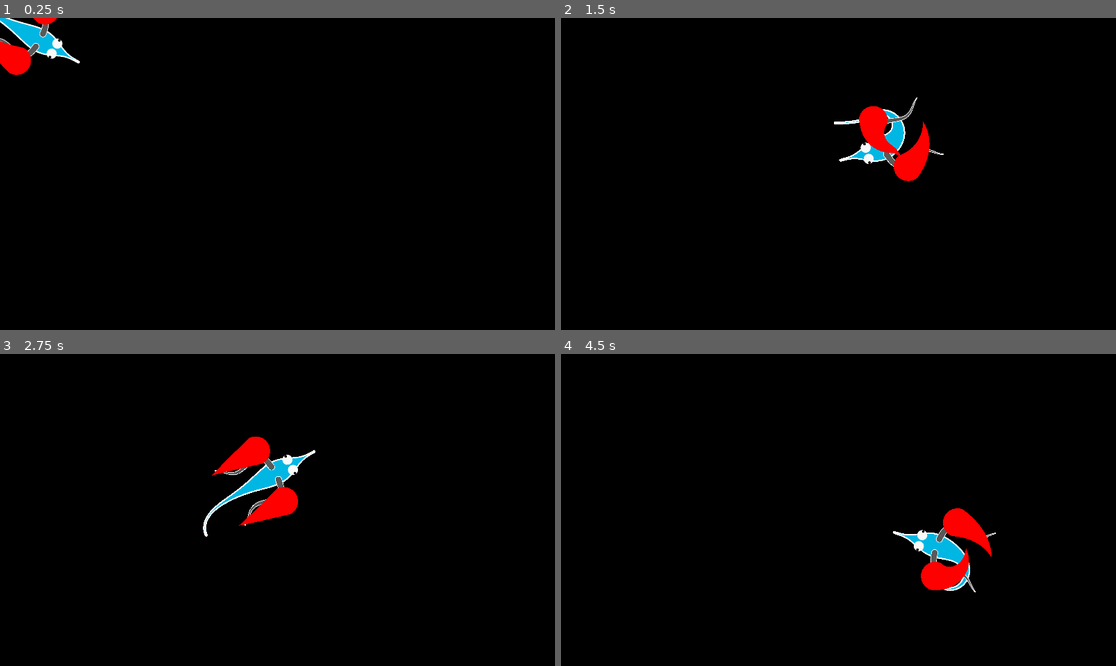
Above: before the commit, frames 1-4 (two rows, left to right).
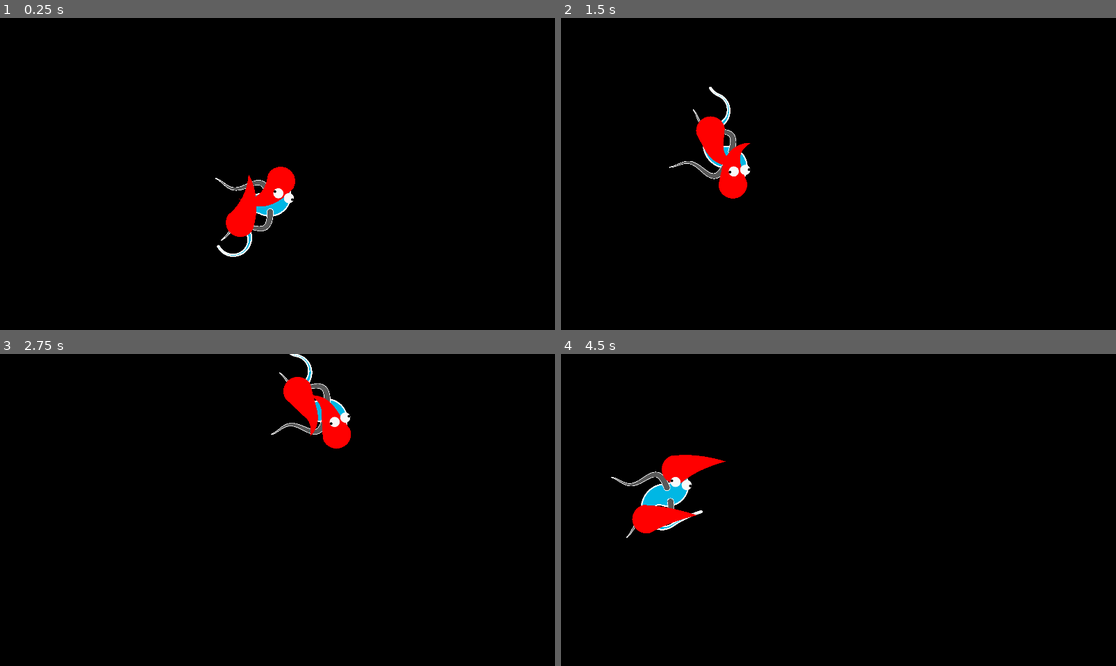
Above: after the commit, the same moments.

Repository: weedleeedle/worm-game
Game: Godot game, scene res://scene/main_scene/main_scene.tscn
Same seed, same stepped clock (60 frames per second), same inputs: the game is played once before the commit and once after it.
Inputs (mouse positions are in pixels of both pictures, inside the frame that each line leads up to):
- Up to frame 1 (0.25 s): no input
- Up to frame 2 (1.5 s): move the mouse to (960, 158) at 0.52 s; move the mouse to (727, 189) at 1.27 s
- Up to frame 3 (2.75 s): move the mouse to (333, 441) at 2.02 s
- Up to frame 4 (4.5 s): move the mouse to (810, 572) at 2.77 s; move the mouse to (1005, 556) at 3.52 s; move the mouse to (672, 463) at 4.27 s

The runs differ from the first frame. In frame 1, 3.1% of the frame differs, in the area x 0-54%, y 0-77%; in frame 2, 3.7%; in frame 3, 3.9%; in frame 4, 4.1%, in the area x 9-79%, y 32-77%.
Error after the commit: Invalid type in function '@sub_constraints_setter' in base 'Resource (GroupConstraint)'. The array of argument 1 (Array) does not have the same element type as…

Commit message:
Added constraint parsers from JSON to SegmentConstraints

Diff:
--- a/project.godot
+++ b/project.godot
@@ -12,7 +12,7 @@
 
 config/name="worm"
 run/main_scene="uid://2tkpim468r67"
-config/features=PackedStringArray("4.6", "GL Compatibility")
+config/features=PackedStringArray("4.7", "GL Compatibility")
 config/icon="res://icon.svg"
 
 [autoload]
--- /dev/null
+++ b/src/parsers/constraint_parsers/angle_constraint_parser.gd
@@ -0,0 +1,10 @@
+class_name AngleConstraintParser
+extends ConstraintParser
+
+func parse_json(json_obj: Dictionary) -> SegmentConstraint:
+	var min_angle: float = json_obj.get("min_angle")
+	if min_angle == null:
+		push_error("Expected 'min_angle' field")
+		return null
+
+	return AngleConstraint.new(min_angle)
--- /dev/null
+++ b/src/parsers/constraint_parsers/constraint_parser.gd
@@ -0,0 +1,34 @@
+class_name ConstraintParser
+extends RefCounted
+
+## Convert from IDs to parsers
+var PARSERS = {
+	"max_distance": DistanceConstraintParser.new(),
+	"min_angle": AngleConstraintParser.new(),
+	"follow_mouse": FollowMouseConstraintParser.new(),
+	"group": GroupConstraintParser.new(),
+}
+
+
+func parse_json(json_obj: Dictionary) -> SegmentConstraint:
+	var constraint_id = json_obj.get("constraint_type")
+	if constraint_id == null:
+		push_error("Expected 'constraint_type' field")
+		return null
+
+	var parser: ConstraintParser = PARSERS.get(constraint_id)
+	if parser == null:
+		push_error("No parser found for constraint_type ", constraint_id)
+		return null
+
+	var data = json_obj.get("data")
+	if data == null:
+		push_error("Expected 'data' field")
+		return null
+
+	# I'm not thrilled about the fact that ConstraintParser technically works on a different
+	# format of data than its children... it's probably fine?
+
+	# We could also maybe treat this as a custom data type and make it statically typed instead of having all these checks...
+	# But maybe that's just even more work for what we're already *doing.*
+	return parser.parse_json(data)
--- /dev/null
+++ b/src/parsers/constraint_parsers/distance_constraint_parser.gd
@@ -0,0 +1,11 @@
+class_name DistanceConstraintParser
+extends ConstraintParser
+
+func parse_json(json_obj: Dictionary) -> SegmentConstraint:
+	# DistanceConstraintParser expects one field, "max_distance"
+	var max_distance: float = json_obj.get("max_distance")
+	if max_distance == null:
+		push_error("Expected 'max_distance' field")
+		return null
+
+	return DistanceConstraint.new(max_distance)
--- /dev/null
+++ b/src/parsers/constraint_parsers/follow_mouse_constraint_parser.gd
@@ -0,0 +1,15 @@
+class_name FollowMouseConstraintParser
+extends ConstraintParser
+
+func parse_json(json_obj: Dictionary) -> SegmentConstraint:
+	var distance_scaling: float = json_obj.get("distance_scaling")
+	if distance_scaling == null:
+		push_error("Expected 'distance_scaling' field")
+		return null
+
+	var max_velocity: float = json_obj.get("max_velocity")
+	if max_velocity == null:
+		push_error("Expected 'max_velocity' field")
+		return null
+
+	return FollowMouseConstraint.new(distance_scaling, max_velocity)
--- /dev/null
+++ b/src/parsers/constraint_parsers/group_constraint_parser.gd
@@ -0,0 +1,16 @@
+class_name GroupConstraintParser
+extends ConstraintParser
+
+func parse_json(json_obj: Dictionary) -> SegmentConstraint:
+	var sub_constraints: Array = json_obj.get("sub_constraints")
+	if sub_constraints == null:
+		push_error("Expected 'sub_constraints' field")
+		return null
+
+	var base_parser: ConstraintParser = ConstraintParser.new()
+
+	var sub_constraint_objects: Array[SegmentConstraint] = []
+	for sub_constraint in sub_constraints:
+		sub_constraint_objects.push_back(base_parser.parse_json(sub_constraint))
+
+	return GroupConstraint.new(sub_constraint_objects)
--- /dev/null
+++ b/src/parsers/constraint_parsers/iterator_constraint_parser.gd
@@ -0,0 +1,19 @@
+class_name IteratorConstraintParser
+extends ConstraintParser
+
+func parse_json(json_obj: Dictionary) -> SegmentConstraint:
+	var x_iterator_json = json_obj.get("x_iterator")
+	if x_iterator_json == null:
+		push_error("Expected 'x_iterator' field")
+		return null
+
+	var y_iterator_json = json_obj.get("y_iterator")
+	if y_iterator_json == null:
+		push_error("Expected 'y_iterator' field")
+		return null
+
+	var iterator_parser := IteratorParser.new()
+	var x_iterator = iterator_parser.parse_json(x_iterator_json)
+	var y_iterator = iterator_parser.parse_json(y_iterator_json)
+
+	return IteratorConstraint.new(x_iterator, y_iterator)
--- /dev/null
+++ b/src/parsers/parser.gd
@@ -0,0 +1,5 @@
+## Base parser for converting to and from JSON
+class_name Parser
+extends Object
+
+## We may not even want to use inheritance here hmm
--- a/src/segment_constraints/angle_constraint.gd
+++ b/src/segment_constraints/angle_constraint.gd
@@ -9,6 +9,9 @@
 		if min_angle != value:
 			min_angle = value
 			emit_changed()
+
+func _init(p_min_angle := 0.0) -> void:
+	min_angle = p_min_angle
 
 func apply(on: BodySegment, _delta: float) -> void:
 	# Head doesn't get any constraints
--- a/src/segment_constraints/distance_constraint.gd
+++ b/src/segment_constraints/distance_constraint.gd
@@ -9,6 +9,9 @@
 		if max_distance != value:
 			max_distance = value
 			emit_changed()
+
+func _init(p_max_distance := 0.0) -> void:
+	max_distance = p_max_distance
 
 func apply(on: BodySegment, _delta: float) -> void:
 	# Head doesn't get any constraints
--- a/src/segment_constraints/follow_mouse_constraint.gd
+++ b/src/segment_constraints/follow_mouse_constraint.gd
@@ -6,6 +6,10 @@
 
 ## The max move speed for the head
 @export var max_velocity: float = 350.0
+
+func _init(p_distance_scaling := 1.0, p_max_velocity := 300.0 ) -> void:
+	distance_scaling = p_distance_scaling
+	max_velocity = p_max_velocity
 
 func apply(on: BodySegment, delta: float) -> void:
 	# Don't do anything if this isn't the head.
@@ -16,7 +20,6 @@
 	var direction := on.owning_body.get_local_mouse_position() - on.position
 	var distance := direction.length()
 	# We approach zero as we near the target
-	#var weight := (DISTANCE_SCALING * distance) / sqrt(1 + pow(DISTANCE_SCALING * distance, 2.0))
 	var weight := sqrt(distance_scaling * distance)
 	# We probably want to do some kind of easing once we get close to the mouse. We'll see.
 	var velocity := lerpf(0, max_velocity, weight)
--- a/src/segment_constraints/group_constraint.gd
+++ b/src/segment_constraints/group_constraint.gd
@@ -12,6 +12,9 @@
 				constraint.changed.connect(emit_changed)
 			emit_changed()
 
+func _init(p_sub_constraints := []) -> void:
+	sub_constraints = p_sub_constraints
+
 func apply(on: BodySegment, delta: float) -> void:
 	for constraint in sub_constraints:
 		constraint.apply(on, delta)
--- a/src/segment_constraints/iterator_constraint.gd
+++ b/src/segment_constraints/iterator_constraint.gd
@@ -18,6 +18,10 @@
 
 var x_iterator_result: IteratorCollector
 var y_iterator_result: IteratorCollector
+
+func _init(p_x_iterator: Iterator = null, p_y_iterator: Iterator = null) -> void:
+	x_iterator = p_x_iterator
+	y_iterator = p_y_iterator
 
 func apply(on: BodySegment, _delta: float) -> void:
 	if x_iterator_result == null:
Not shown, added: src/parsers/constraint_parsers/angle_constraint_parser.gd.uid
Not shown, added: src/parsers/constraint_parsers/constraint_parser.gd.uid
Not shown, added: src/parsers/constraint_parsers/distance_constraint_parser.gd.uid
Not shown, added: src/parsers/constraint_parsers/follow_mouse_constraint_parser.gd.uid
Not shown, added: src/parsers/constraint_parsers/group_constraint_parser.gd.uid
Not shown, added: src/parsers/constraint_parsers/iterator_constraint_parser.gd.uid
Not shown, added: src/parsers/parser.gd.uid
